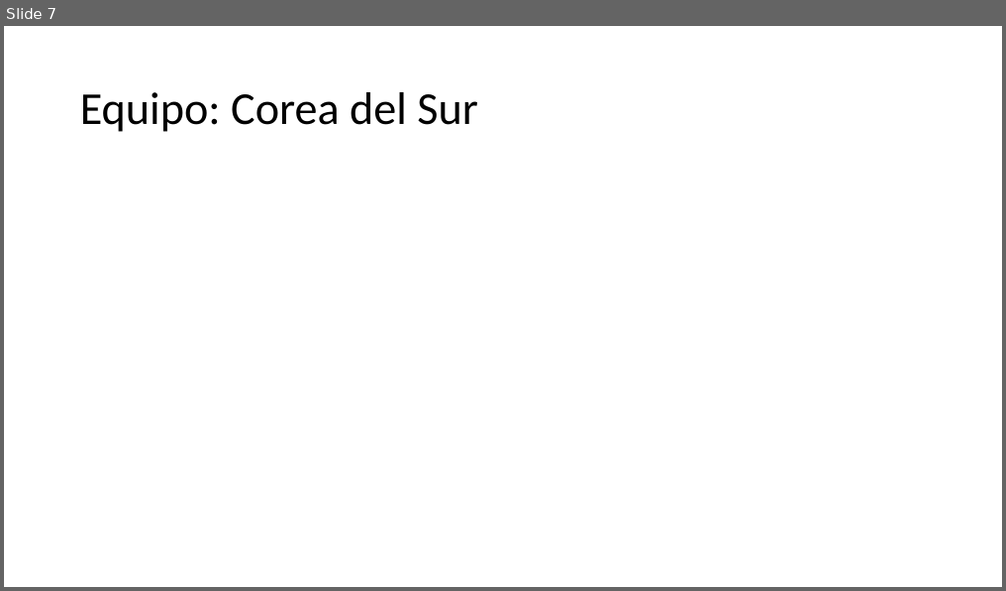
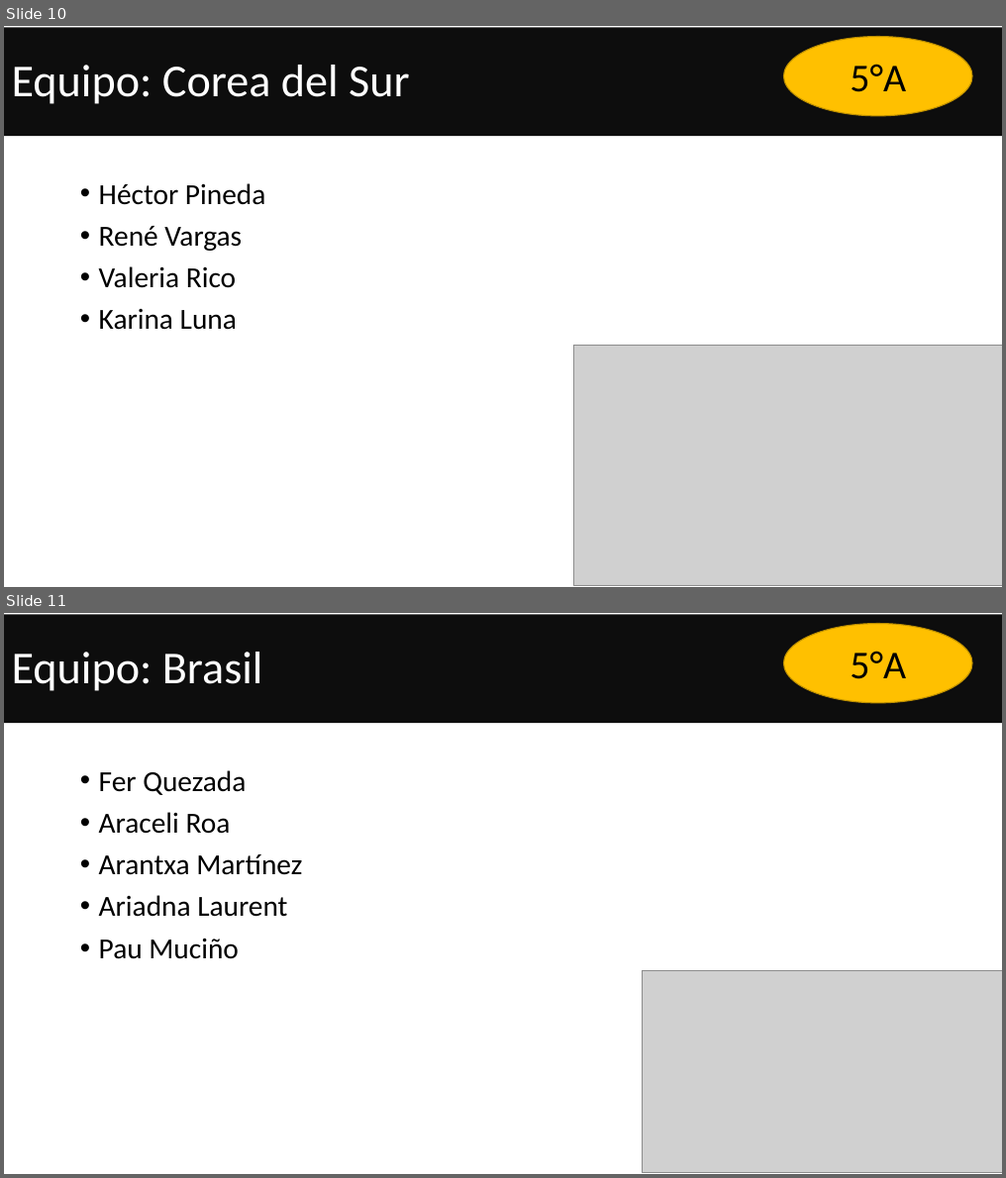
Before and after one commit to Adrifelcha/afchavez-019, a slide deck: JeanPiaget/2019-2020/Presentaciones/Quinto/ActividadContingencia.pptx. Shown one above the other, each under a label of ours: slide 7 before the commit, slides 10 and 11 after it. The pictures are 1006x591 and 1006x1178 pixels, drawn with LibreOffice and Linux fonts; fonts in the diff are those of the drawing; grey boxes stand for pictures. Boxes give left, top, right and bottom in pixels: in the first picture for what was removed or moved away, otherwise in the second. Text is boxed around its words. In the diff, an @@ line names an element or a change of style, - is before the commit and + after.

```diff
--- a/JeanPiaget/2019-2020/Presentaciones/Quinto/ActividadContingencia.pptx
+++ b/JeanPiaget/2019-2020/Presentaciones/Quinto/ActividadContingencia.pptx
@@ slide 11 added at (4,613,1002,1174), background #FFFFFF @@
@@ rectangle added at (4,615,1002,723), fill #0D0D0D, 44 pt, text #FFFFFF @@
+Equipo: Brasil
@@ ellipse added at (784,624,973,703), fill #FFC000, outline #BD8E00 1 pt, 38 pt, text #000000 @@
+5°A
@@ title added at (80,673,303,691), 44 pt, text #000000 @@
+Equipo: Irán
@@ text added at (99,770,302,959), 28 pt, text #000000 @@
+• Fer Quezada
+• Araceli Roa
+• Arantxa Martínez
+• Ariadna Laurent
+• Pau Muciño
@@ picture added at (642,970,1002,1173) @@
@@ what was slide 7 is now slide 10 @@
@@ slide 10 changed as well @@
@@ rectangle added at (4,28,1002,136), fill #0D0D0D, 44 pt, text #FFFFFF @@
+Equipo: Corea del Sur
@@ ellipse added at (784,37,973,116), fill #FFC000, outline #BD8E00 1 pt, 38 pt, text #000000 @@
+5°A
@@ text added at (99,183,265,330), 28 pt, text #000000 @@
+• Héctor Pineda
+• René Vargas
+• Valeria Rico
+• Karina Luna
@@ picture added at (573,345,1002,586) @@
```
Also in this commit, not shown: 2 other slides changed, 11 other slides added, 9 slides removed, 2 other files.
